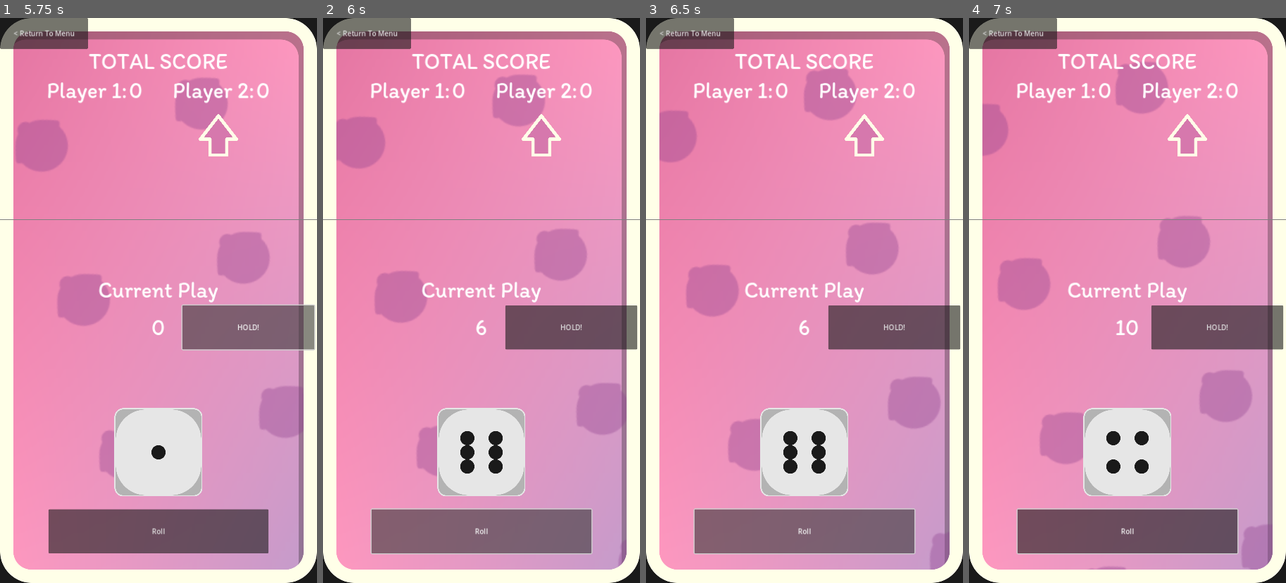
Above: before the commit, frames 1-4 (left to right).
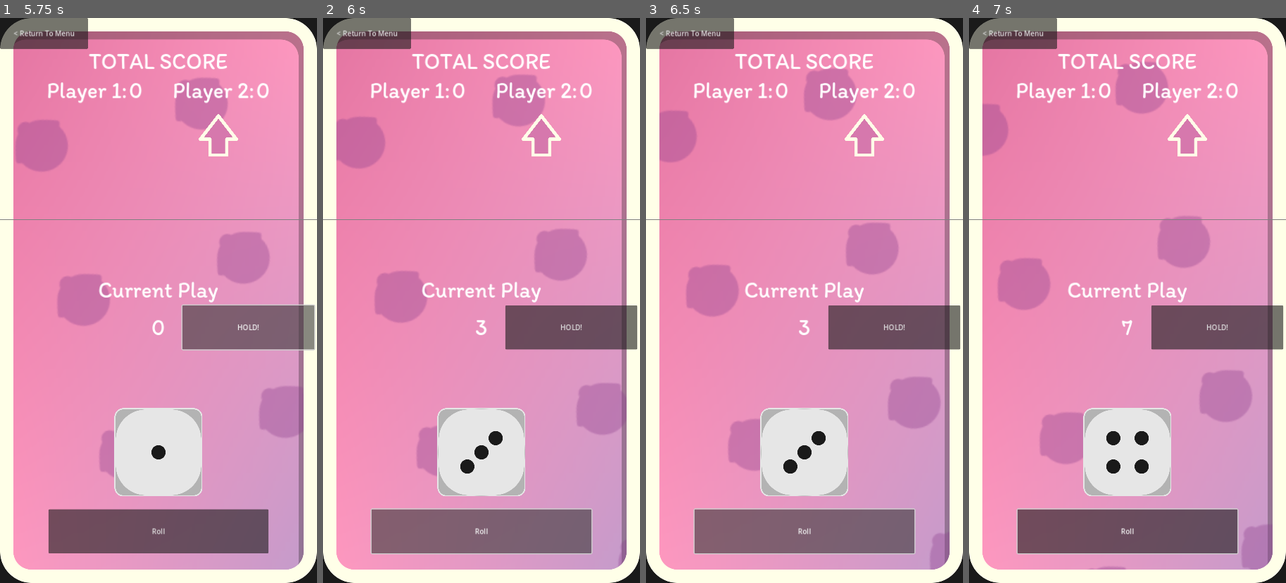
Above: after the commit, the same moments.

Repository: Ghigog/Cerdo
Game: Godot game, scene res://Scenes/app.tscn
Same seed, same stepped clock (60 frames per second), same inputs: the game is played once before the commit and once after it.
Inputs (mouse positions are in pixels of both pictures, inside the frame that each line leads up to):
- Up to frame 1 (5.75 s): click "Play" at 0.5 s; click "Play" at 1.25 s; click "Roll" at 2 s; click "HOLD!" at 2.75 s; click "HOLD!" at 3.5 s; click "Roll" at 4.25 s; click "HOLD!" at 5 s
- Up to frame 2 (6 s): click "Roll" at 5.75 s
- Up to frame 3 (6.5 s): no input
- Up to frame 4 (7 s): tap Enter at 6.5 s; move the mouse to (1197, 272) at 6.52 s; hold Shift from 6.53 s (still down); click (1197, 272) at 6.67 s

Frame 1 is identical in both runs. In frame 2, 0.5% of the frame differs, in the area x 36-64%, y 53-85%; in frame 3, 0.5%; in frame 4, 0.1%.

Commit message:
Created dice classes base and vanilla d6

Diff:
--- /dev/null
+++ b/Scripts/dice/base_die.gd
@@ -0,0 +1,21 @@
+class_name Die
+extends Node
+
+var sides = []
+var random = RandomNumberGenerator.new()
+
+func preHook():
+	pass
+
+func getAsset(die_value):
+	var folder = "res://Assets/DiceImages/"
+	var filename = "dice" + str(die_value) + ".svg"
+	return load(folder + filename)
+
+func roll():
+	var position = random.randi_range(0, len(sides) - 1)
+	var result = sides[position]
+	return result
+
+func postHook():
+	pass
--- /dev/null
+++ b/Scripts/dice/vanilla_d6.gd
@@ -0,0 +1,6 @@
+class_name VanillaD6
+extends Die
+
+
+func _init():
+	sides = [1, 2, 3, 4, 5, 6]
--- a/Scripts/global.gd
+++ b/Scripts/global.gd
@@ -12,6 +12,7 @@
 #Variables for IA
 var second_player = 0
 var cpu_personality = 0
+var player_dice = [0, 0]
 
 func quit_game():
 	get_tree().quit()
@@ -25,13 +26,18 @@
 			0,
 			0
 		],
-		"Turn" : 0
+		"Turn" : 0,
+		"Dice" : [
+			0,
+			0
+		]
 	}
 
 func generate_save_dict():
 	return {
 		"PlayerScores" : player_scores,
-		"Turn" : turn
+		"Turn" : turn,
+		"Dice" : player_dice
 	}
 
 func save_game():
@@ -61,3 +67,4 @@
 	var loaded_vars = load_game()
 	player_scores = loaded_vars["PlayerScores"]
 	turn = loaded_vars["Turn"]
+	player_dice = loaded_vars.get("Dice", new_save()["Dice"])
--- a/Scripts/main.gd
+++ b/Scripts/main.gd
@@ -16,6 +16,7 @@
 const BaseCpu = preload("res://Scripts/cpu/base_cpu.gd")
 const RandomCpu = preload("res://Scripts/cpu/random_cpu.gd")
 const StrategicCpu = preload("res://Scripts/cpu/strategic_cpu.gd")
+const VanillaD6 = preload("res://Scripts/dice/vanilla_d6.gd")
 
 var dice_value: int = 0
 var current_score: int = 0
@@ -26,6 +27,10 @@
 const cpu_personalities = [
 	RandomCpu,
 	StrategicCpu,
+]
+
+const dice = [
+	VanillaD6
 ]
 
 # Called when the node enters the scene tree for the first time.
@@ -43,10 +48,9 @@
 	get_tree().change_scene_to_file("res://Scenes/app.tscn")
 
 func _on_roll_button_pressed():
-	dice_value = random.randi_range(1, 6)
-	var folder = "res://Assets/DiceImages/"
-	var filename = "dice" + str(dice_value) + ".svg"
-	dice_texture.texture = load(folder + filename)
+	var dice_instance = dice[Global.player_dice[Global.turn]].new()
+	dice_value = dice_instance.roll()
+	dice_texture.texture = dice_instance.getAsset(dice_value)
 	print(dice_value)
 	if dice_value == 1:
 		_swap_players()
--- /dev/null
+++ b/Tests/Unit/dice/test_vanilla_d6.gd
@@ -0,0 +1,42 @@
+extends "res://addons/gut/test.gd"
+
+var TestDie = load("res://Scripts/dice/vanilla_d6.gd")
+
+var _die = null
+
+func before_each():
+	_die = TestDie.new()
+	_die.random = double(RandomNumberGenerator).new()
+
+func after_each():
+	_die.free()
+	assert_no_new_orphans()
+
+func roller(expected):
+	var random_result = expected - 1
+	stub(_die.random, "randi_range").to_return(random_result)
+	var result = _die.roll()
+	assert_eq(result, expected, "Expected roll {0} result when ´random.randi_range´ returns {1}".format(expected, str(random_result)))
+
+func test_roll_1():
+	roller(1)
+
+func test_roll_2():
+	roller(2)
+
+func test_roll_3():
+	roller(3)
+
+func test_roll_4():
+	roller(4)
+
+func test_roll_5():
+	roller(5)
+
+func test_roll_6():
+	roller(6)
+
+func test_roll_between_1_and_6():
+	_die.random = RandomNumberGenerator.new()
+	var result = _die.roll()
+	assert_between(result, 0, 6, "Expected roll to be between 1 and 6")
